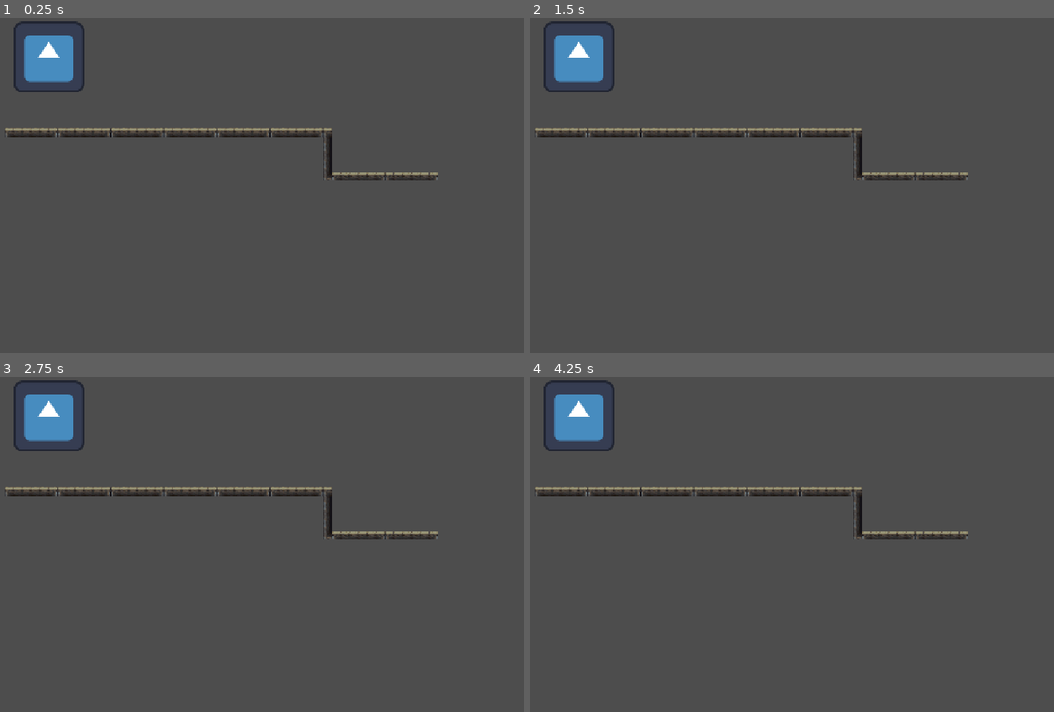
Above: before the commit, frames 1-4 (two rows, left to right).
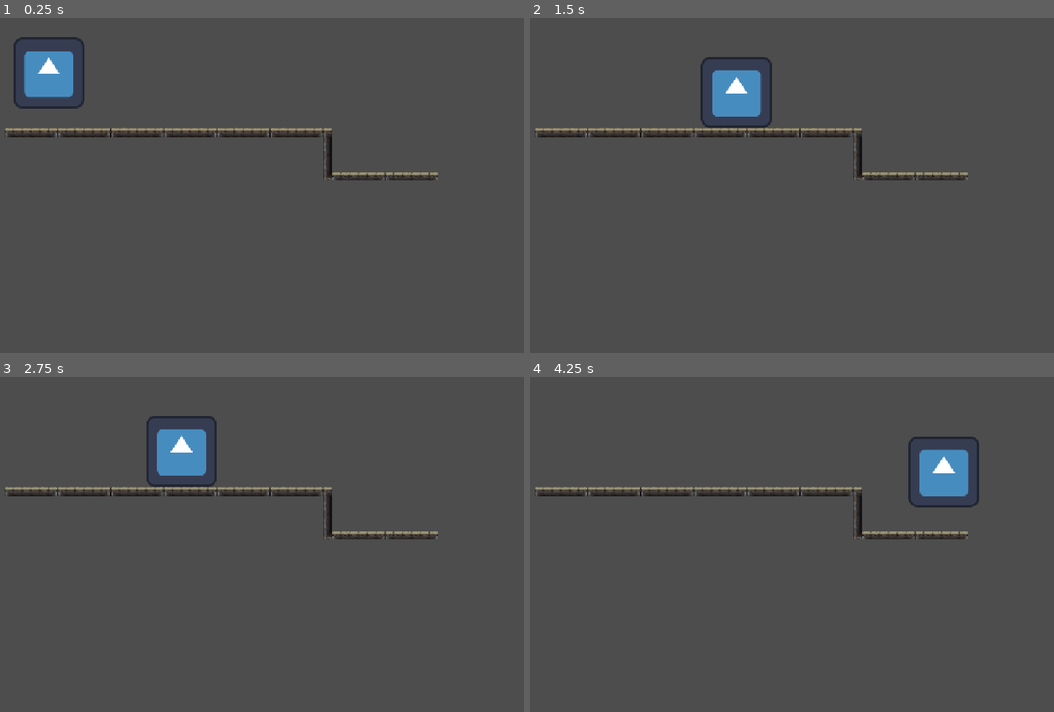
Above: after the commit, the same moments.

Repository: Yuco135/jumpstart-haven
Game: Godot game, scene res://main.tscn
Same seed, same stepped clock (60 frames per second), same inputs: the game is played once before the commit and once after it. The engine's default icon, where the game draws it, is replaced by a stand-in: a white triangle on a blue panel in a dark square.
Inputs:
- Up to frame 1 (0.25 s): no input
- Up to frame 2 (1.5 s): tap Enter (ui_accept) at 0.5, 0.6, 0.77, 1.07, 1.35 s; hold Right (ui_right) from 0.53 s (still down)
- Up to frame 3 (2.75 s): tap Enter (ui_accept) at 1.52, 1.82, 2.1 s; release Right (ui_right) at 2.03 s; hold Left (ui_left) from 2.03 s (still down)
- Up to frame 4 (4.25 s): release Left (ui_left) at 2.78 s; hold Right (ui_right) from 2.78 s (still down); tap Enter (ui_accept) at 2.85, 3.02, 3.32, 3.6, 3.77, 4.07 s

The runs differ from the first frame. In frame 1, 1.5% of the frame differs, in the area x 2-17%, y 0-28%; in frame 2, 3.4%; in frame 3, 3.4%; in frame 4, 3.4%, in the area x 2-86%, y 0-39%.

Commit message:
Added movement
added up down and left for movement

Diff:
--- a/main.tscn
+++ b/main.tscn
@@ -1,5 +1,6 @@
 [gd_scene format=4 uid="uid://bf1yjjnr2y71f"]
 
+[ext_resource type="Script" uid="uid://c6l5rttn24y0y" path="res://player.gd" id="1_h2yge"]
 [ext_resource type="Texture2D" uid="uid://vkhqbhnm7ll8" path="res://icon.svg" id="1_ig7tw"]
 [ext_resource type="Texture2D" uid="uid://cruvwmcs8jqbj" path="res://Art/GandalfHardcore city tiles 32x32.png" id="2_0xm2m"]
 
@@ -326,6 +327,7 @@
 position = Vector2(107, 71)
 
 [node name="Player" type="CharacterBody2D" parent="." unique_id=840666703]
+script = ExtResource("1_h2yge")
 
 [node name="Sprite2D" type="Sprite2D" parent="Player" unique_id=2114663177]
 texture = ExtResource("1_ig7tw")
--- a/player.gd
+++ b/player.gd
@@ -11,12 +11,12 @@
 		velocity += get_gravity() * delta
 
 	# Handle jump.
-	if Input.is_action_just_pressed("ui_accept") and is_on_floor():
+	if Input.is_action_just_pressed("Up") and is_on_floor():
 		velocity.y = JUMP_VELOCITY
 
 	# Get the input direction and handle the movement/deceleration.
 	# As good practice, you should replace UI actions with custom gameplay actions.
-	var direction := Input.get_axis("ui_left", "ui_right")
+	var direction := Input.get_axis("Left", "Right")
 	if direction:
 		velocity.x = direction * SPEED
 	else:
--- a/project.godot
+++ b/project.godot
@@ -20,6 +20,33 @@
 window/stretch/mode="canvas_items"
 window/stretch/aspect="expand"
 
+[input]
+
+Up={
+"deadzone": 0.2,
+"events": [Object(InputEventKey,"resource_local_to_scene":false,"resource_name":"","device":-1,"window_id":0,"alt_pressed":false,"shift_pressed":false,"ctrl_pressed":false,"meta_pressed":false,"pressed":false,"keycode":0,"physical_keycode":87,"key_label":0,"unicode":119,"location":0,"echo":false,"script":null)
+, Object(InputEventKey,"resource_local_to_scene":false,"resource_name":"","device":-1,"window_id":0,"alt_pressed":false,"shift_pressed":false,"ctrl_pressed":false,"meta_pressed":false,"pressed":false,"keycode":0,"physical_keycode":4194320,"key_label":0,"unicode":0,"location":0,"echo":false,"script":null)
+]
+}
+Left={
+"deadzone": 0.2,
+"events": [Object(InputEventKey,"resource_local_to_scene":false,"resource_name":"","device":-1,"window_id":0,"alt_pressed":false,"shift_pressed":false,"ctrl_pressed":false,"meta_pressed":false,"pressed":false,"keycode":0,"physical_keycode":65,"key_label":0,"unicode":97,"location":0,"echo":false,"script":null)
+, Object(InputEventKey,"resource_local_to_scene":false,"resource_name":"","device":-1,"window_id":0,"alt_pressed":false,"shift_pressed":false,"ctrl_pressed":false,"meta_pressed":false,"pressed":false,"keycode":0,"physical_keycode":4194319,"key_label":0,"unicode":0,"location":0,"echo":false,"script":null)
+]
+}
+Right={
+"deadzone": 0.2,
+"events": [Object(InputEventKey,"resource_local_to_scene":false,"resource_name":"","device":-1,"window_id":0,"alt_pressed":false,"shift_pressed":false,"ctrl_pressed":false,"meta_pressed":false,"pressed":false,"keycode":0,"physical_keycode":68,"key_label":0,"unicode":100,"location":0,"echo":false,"script":null)
+, Object(InputEventKey,"resource_local_to_scene":false,"resource_name":"","device":-1,"window_id":0,"alt_pressed":false,"shift_pressed":false,"ctrl_pressed":false,"meta_pressed":false,"pressed":false,"keycode":0,"physical_keycode":4194321,"key_label":0,"unicode":0,"location":0,"echo":false,"script":null)
+]
+}
+Down={
+"deadzone": 0.2,
+"events": [Object(InputEventKey,"resource_local_to_scene":false,"resource_name":"","device":-1,"window_id":0,"alt_pressed":false,"shift_pressed":false,"ctrl_pressed":false,"meta_pressed":false,"pressed":false,"keycode":0,"physical_keycode":83,"key_label":0,"unicode":115,"location":0,"echo":false,"script":null)
+, Object(InputEventKey,"resource_local_to_scene":false,"resource_name":"","device":-1,"window_id":0,"alt_pressed":false,"shift_pressed":false,"ctrl_pressed":false,"meta_pressed":false,"pressed":false,"keycode":0,"physical_keycode":4194322,"key_label":0,"unicode":0,"location":0,"echo":false,"script":null)
+]
+}
+
 [physics]
 
 3d/physics_engine="Jolt Physics"
